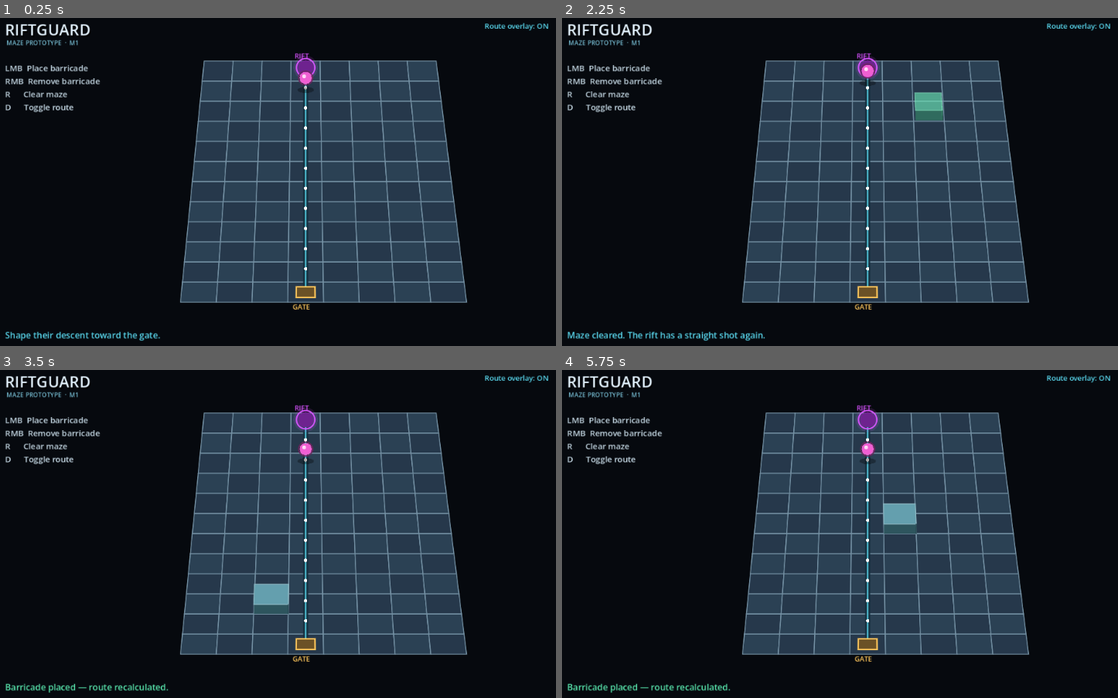
Above: before the commit, frames 1-4 (two rows, left to right).
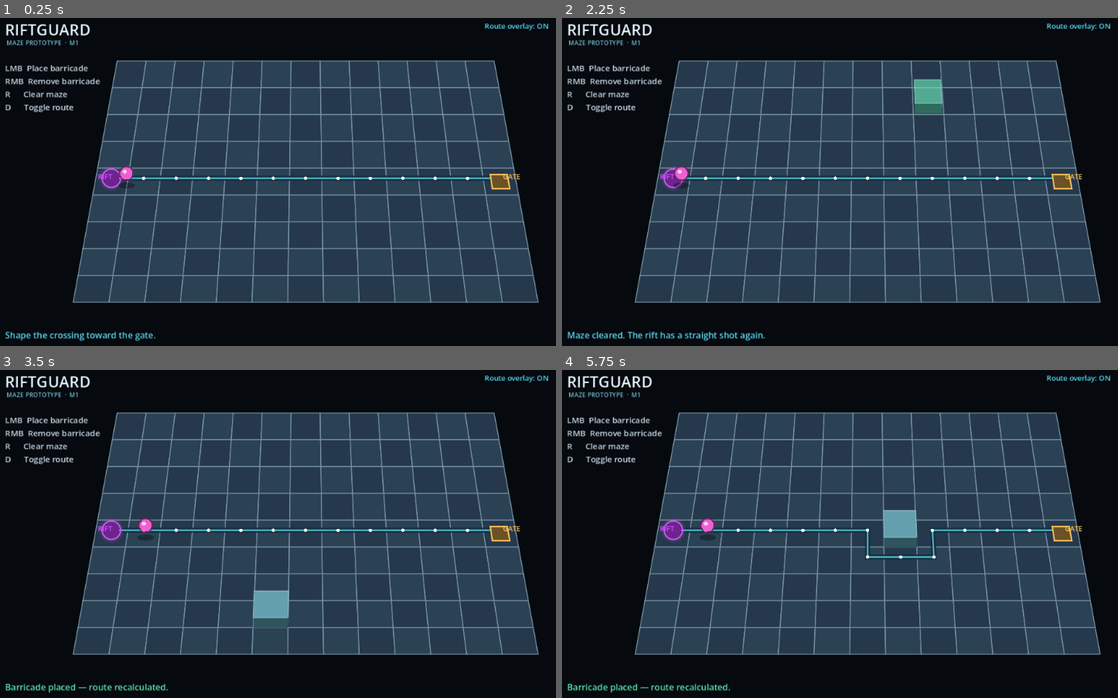
Above: after the commit, the same moments.

Repository: Jotep-boop/Riftguard
Game: Godot game, scene res://main/main.tscn
Same seed, same stepped clock (60 frames per second), same inputs: the game is played once before the commit and once after it.
Inputs (mouse positions are in pixels of both pictures, inside the frame that each line leads up to):
- Up to frame 1 (0.25 s): no input
- Up to frame 2 (2.25 s): tap Enter at 0.5 s; move the mouse to (1001, 165) at 0.52 s; hold D 0.53-1.28 s; tap R at 0.6, 1.35, 2.1 s; click (1001, 165) at 0.67 s; move the mouse to (739, 198) at 1.27 s; move the mouse to (923, 106) at 2.02 s; hold D from 2.03 s (still down)
- Up to frame 3 (3.5 s): keep holding D; move the mouse to (272, 602) at 2.77 s; tap R at 2.85 s; click (272, 602) at 2.92 s
- Up to frame 4 (5.75 s): move the mouse to (1045, 586) at 3.52 s; release D at 3.53 s; tap R at 3.6, 4.35, 5.1 s; move the mouse to (678, 481) at 4.27 s; move the mouse to (895, 534) at 5.02 s; click (895, 534) at 5.17 s

The runs differ from the first frame. In frame 1, 26% of the frame differs, in the area x 8-97%, y 10-99%; in frame 2, 26%; in frame 3, 26%, in the area x 13-97%, y 10-89%; in frame 4, 26%.

Commit message:
feat: test long-side camera on a 13x9 board

Diff:
--- a/main/main.gd
+++ b/main/main.gd
@@ -2,9 +2,9 @@
 
 const BoardModelScript = preload("res://gameplay/board/board_model.gd")
 
-const BOARD_SIZE := Vector2i(12, 8)
-const START_CELL := Vector2i(0, 3)
-const GOAL_CELL := Vector2i(11, 3)
+const BOARD_SIZE := Vector2i(13, 9)
+const START_CELL := Vector2i(0, 4)
+const GOAL_CELL := Vector2i(12, 4)
 const BOARD_CENTER_X := 650.0
 const BOARD_TOP_Y := 110.0
 const BOARD_BOTTOM_Y := 610.0
@@ -71,10 +71,10 @@
     _draw_enemy()
 
 func _draw_board() -> void:
-    for depth in range(BOARD_SIZE.x):
-        for lateral in range(BOARD_SIZE.y):
-            var cell := Vector2i(depth, lateral)
-            var fill := COLOR_FLOOR_A if (depth + lateral) % 2 == 0 else COLOR_FLOOR_B
+    for depth in range(BOARD_SIZE.y):
+        for longitudinal in range(BOARD_SIZE.x):
+            var cell := Vector2i(longitudinal, depth)
+            var fill := COLOR_FLOOR_A if (longitudinal + depth) % 2 == 0 else COLOR_FLOOR_B
             var tile := _tile_polygon(cell, 1.0)
             draw_colored_polygon(tile, fill)
             draw_polyline(_close_polygon(tile), COLOR_GRID, 1.7, true)
@@ -102,9 +102,9 @@
     draw_polyline(_close_polygon(gate_tile), COLOR_GATE, 3.0, true)
 
 func _draw_blockers() -> void:
-    for depth in range(BOARD_SIZE.x):
+    for depth in range(BOARD_SIZE.y):
         for cell in board_model.blocked.keys():
-            if cell.x == depth:
+            if cell.y == depth:
                 _draw_prism(cell, Color("#4f92a3"), 1.0)
 
 func _draw_hover_preview() -> void:
@@ -189,9 +189,9 @@
     return center / tile.size()
 
 func _cell_at_point(point: Vector2) -> Vector2i:
-    for depth in range(BOARD_SIZE.x):
-        for lateral in range(BOARD_SIZE.y):
-            var cell := Vector2i(depth, lateral)
+    for depth in range(BOARD_SIZE.y):
+        for longitudinal in range(BOARD_SIZE.x):
+            var cell := Vector2i(longitudinal, depth)
             if Geometry2D.is_point_in_polygon(point, _tile_polygon(cell, 1.0)):
                 return cell
     return Vector2i(-1, -1)
@@ -202,17 +202,17 @@
 func _tile_polygon(cell: Vector2i, scale_factor: float) -> PackedVector2Array:
     var corners := PackedVector2Array([
         _grid_point(cell.x, cell.y),
+        _grid_point(cell.x + 1, cell.y),
+        _grid_point(cell.x + 1, cell.y + 1),
         _grid_point(cell.x, cell.y + 1),
-        _grid_point(cell.x + 1, cell.y + 1),
-        _grid_point(cell.x + 1, cell.y),
     ])
     return _scaled_polygon(corners, _polygon_center(corners), scale_factor)
 
-func _grid_point(depth_boundary: int, lateral_boundary: int) -> Vector2:
-    var depth_ratio := float(depth_boundary) / BOARD_SIZE.x
+func _grid_point(longitudinal_boundary: int, depth_boundary: int) -> Vector2:
+    var depth_ratio := float(depth_boundary) / BOARD_SIZE.y
     var row_width := lerpf(TOP_CELL_WIDTH, BOTTOM_CELL_WIDTH, depth_ratio)
     return Vector2(
-        BOARD_CENTER_X + (lateral_boundary - 3.5) * row_width,
+        BOARD_CENTER_X + (longitudinal_boundary - BOARD_SIZE.x * 0.5) * row_width,
         lerpf(BOARD_TOP_Y, BOARD_BOTTOM_Y, depth_ratio)
     )
 
@@ -245,11 +245,11 @@
 
     _make_label("MAZE PROTOTYPE  ·  M1", Vector2(31, 63), 13, Color("#77bed4"))
     _make_label("LMB  Place barricade\nRMB  Remove barricade\nR      Clear maze\nD      Toggle route", Vector2(28, 112), 17, Color("#c5d9e5"))
-    _make_label("RIFT", Vector2(627, 90), 14, COLOR_RIFT)
-    _make_label("GATE", Vector2(623, 610), 14, COLOR_GATE)
+    _make_label("RIFT", Vector2(220, 340), 14, COLOR_RIFT)
+    _make_label("GATE", Vector2(1058, 340), 14, COLOR_GATE)
 
     route_label = _make_label("Route overlay: ON", Vector2(1020, 26), 15, COLOR_ROUTE)
-    status_label = _make_label("Shape their descent toward the gate.", Vector2(28, 665), 18, COLOR_ROUTE)
+    status_label = _make_label("Shape the crossing toward the gate.", Vector2(28, 665), 18, COLOR_ROUTE)
 
 func _make_label(text: String, position: Vector2, font_size: int, color: Color) -> Label:
     var label := Label.new()
--- a/tests/smoke_test.gd
+++ b/tests/smoke_test.gd
@@ -17,28 +17,27 @@
         quit(1)
         return
 
-    if instance.board_model.size != Vector2i(12, 8):
-        push_error("The playfield must retain its rectangular 12x8 layout")
+    if instance.board_model.size != Vector2i(13, 9):
+        push_error("The playfield must be 13 cells long and 9 cells wide")
         quit(1)
         return
-    if instance.board_model.start.x != 0 or instance.board_model.goal.x != 11:
+    if instance.board_model.start.x != 0 or instance.board_model.goal.x != 12:
         push_error("Rift and gate must remain on opposite short sides")
         quit(1)
         return
-    if instance.board_model.start.y != instance.board_model.goal.y \
-        or instance.board_model.start.y not in [3, 4]:
-        push_error("Rift and gate must be centered on the short sides")
+    if instance.board_model.start.y != 4 or instance.board_model.goal.y != 4:
+        push_error("Rift and gate must be centered on the 9-cell short sides")
         quit(1)
         return
 
     var start_world: Vector2 = instance.call("_cell_to_world", instance.board_model.start)
     var goal_world: Vector2 = instance.call("_cell_to_world", instance.board_model.goal)
-    if goal_world.y <= start_world.y:
-        push_error("The guarded exit must be closer to the camera than the rift")
+    if goal_world.x <= start_world.x:
+        push_error("Enemy flow must cross the screen toward the guarded exit")
         quit(1)
         return
-    if absf(goal_world.x - start_world.x) > 1.0:
-        push_error("The main enemy flow must read as downward on screen")
+    if absf(goal_world.y - start_world.y) > 1.0:
+        push_error("The long-side camera must read the route as lateral movement")
         quit(1)
         return
 
Not shown, changed: ART.md
Not shown, changed: DESIGN.md
